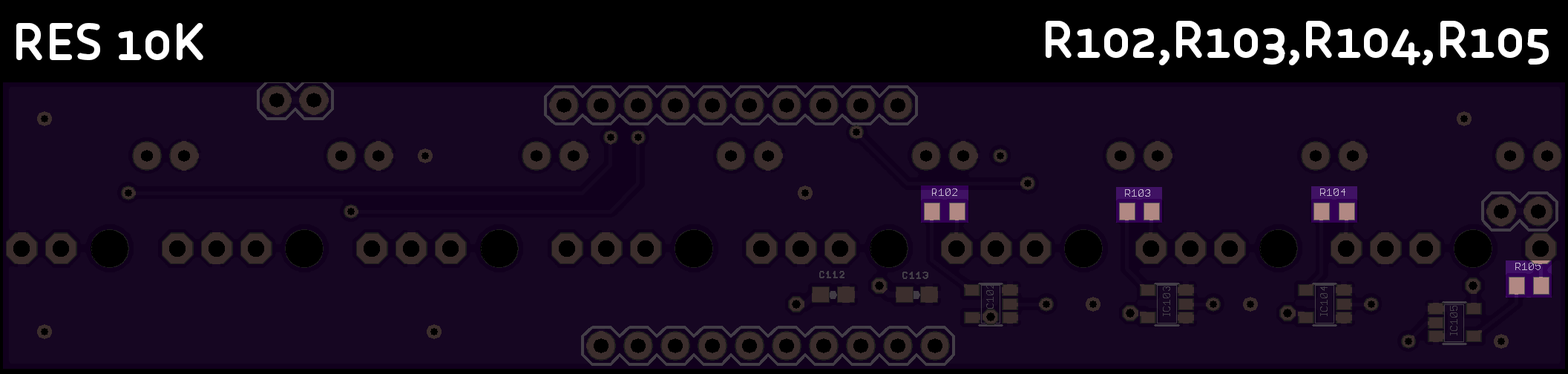
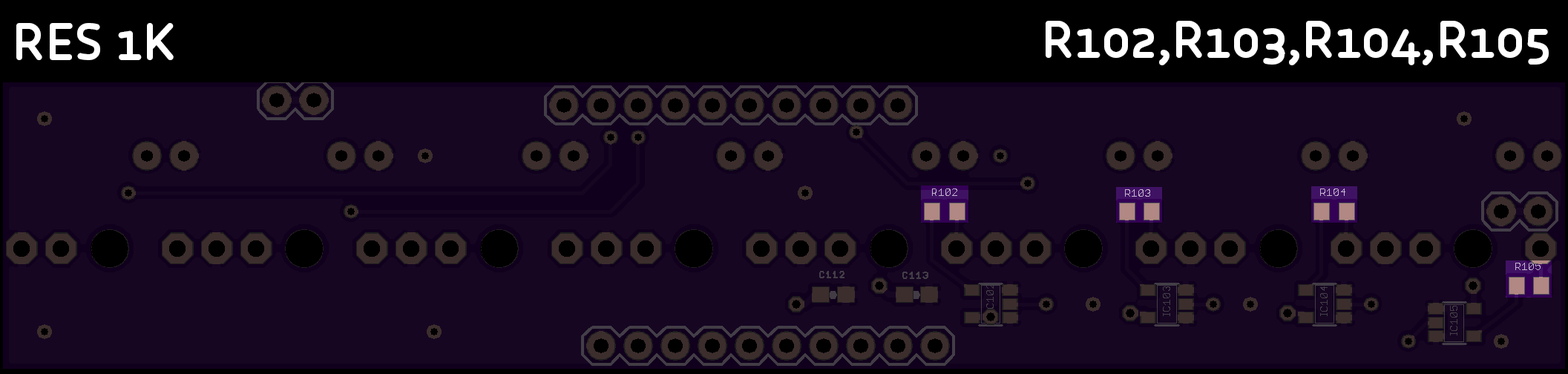
Two versions of the same layered image (1568×374). Layer-by-layer changes:
renamed "RES 10K" to "RES 1K", painted on it over [145, 23, 204, 61]
